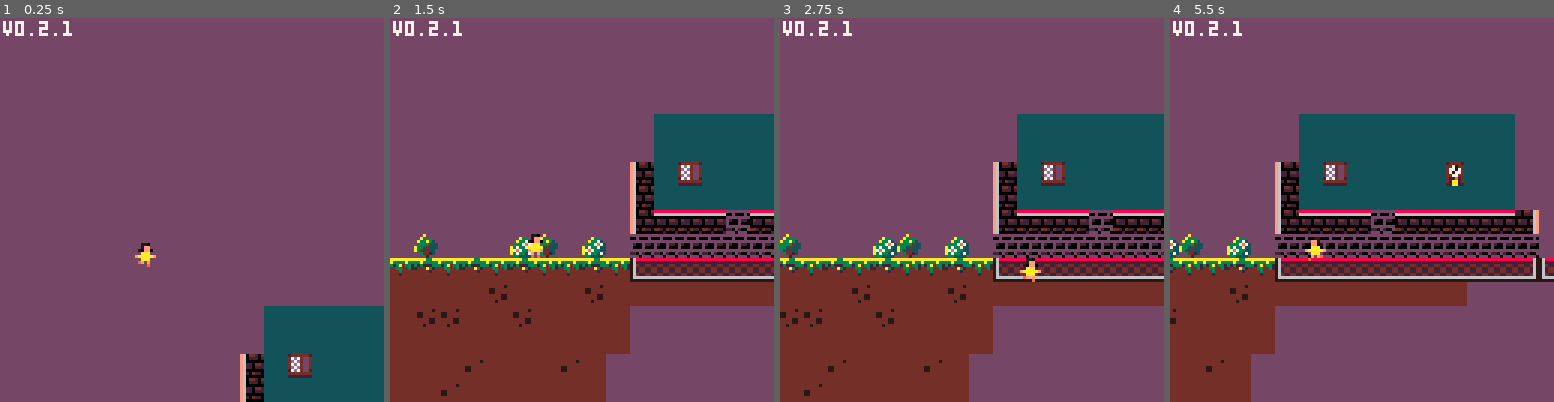
Above: before the commit, frames 1-4 (left to right).
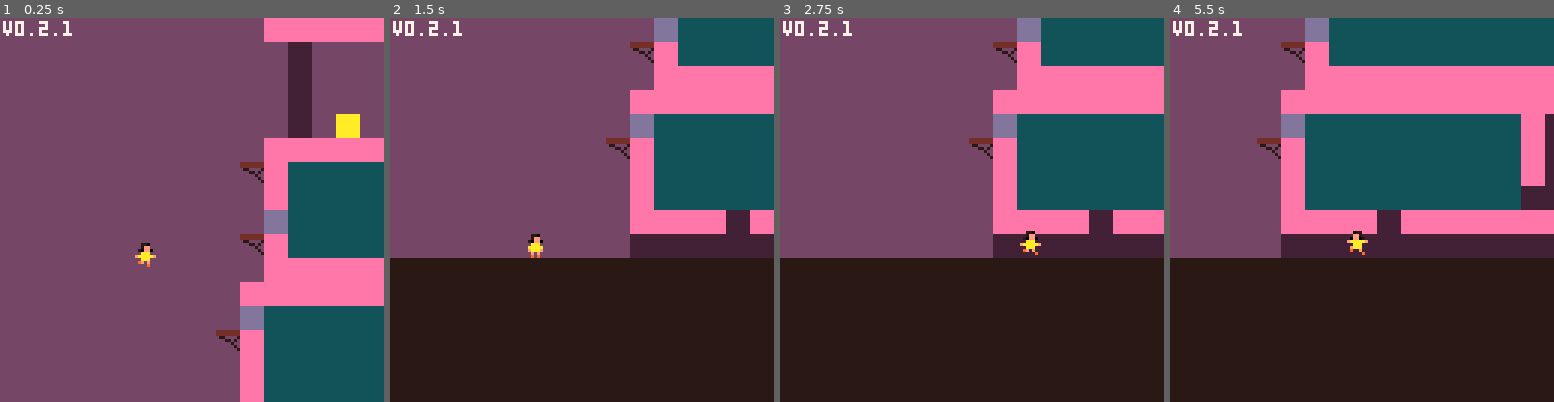
Above: after the commit, the same moments.

Repository: iotifiedBigYus/mustapekka
Game: PICO-8 cartridge laura/laura.p8
Same seed, same stepped clock (60 frames per second), same inputs: the game is played once before the commit and once after it.
Inputs:
- Up to frame 1 (0.25 s): no input
- Up to frame 2 (1.5 s): tap X (X key) at 0.33, 1.07 s; tap O (Z key) at 0.7 s
- Up to frame 3 (2.75 s): hold Right 1.6-2.1 s; tap O (Z key) at 1.7, 2.1, 2.5 s; tap X (X key) at 1.85 s; hold Up 2.15-2.42 s; hold Right from 2.47 s (still down)
- Up to frame 4 (5.5 s): tap O (Z key) every 0.4 s from 2.9 to 5.3 s; tap X (X key) at 2.97, 4.08, 5.2 s; release Right at 3.03 s; hold Left 3.08-3.58 s; hold Down 3.63-3.97 s; hold Right 4.02-4.68 s; hold Up 4.73-5.03 s; hold Left from 5.08 s (still down)

The runs differ from the first frame. In frame 1, 20% of the frame differs, in the area x 56-100%, y 0-100%; in frame 2, 53%; in frame 3, 55%; in frame 4, 68%, in the area x 0-100%, y 0-100%.

Commit message:
Created proto-level, mixed snare

Diff:
--- a/laura/laura.lua
+++ b/laura/laura.lua
@@ -24,7 +24,7 @@
 --epsilon (a small number)
 E = .01
 --world width
-WW = 32
+WW = 128
 --world height
 WH = 32
 --minimum velocity
--- a/laura/laura.p8
+++ b/laura/laura.p8
@@ -167,65 +167,109 @@
 
 
 
+…(44 lines of a section not shown)…
 __gff__
-0000000000000202020200000000000002020202040000000000000000000000000000000400020202020000000000000000000000000000000000000000000000000000000002020202020202020000000000000000020202020202020200000000000000000202020202020202000000000000000002020202020202020000
+0000000000000200000404000000000002020202040000000000000000000000000000000400020000000200000000000000000000000000000000000000000000000000000002020202020202020000000000000000020202020202020200000000000000000202020202020202000000000000000002020202020202020000
 0000000000000000000000000000000000000000000000000000000000000000000000000000000000000000000000000000000000000000000000000000000000000000000000000000000000000000000000000000000000000000000000000000000000000000000000000000000000000000000000000000000000000000
 __map__
 0000000000000000000000000000000000000000000000000000000000000000000000000000000000000000000000000000000000000000000000000000000000000000000000000000000000000000000000000000000000000000000000000000000000000000000000000000000000000000000000000000000000000000
-0000000000000000000000000000000000000000000000000000000000000000000000000000000000000000000000000000000000000000000000000000000000000000000000000000000000000000000000000000000000000000000000000000000000000000000000000000000000000000000000000000000000000000
-0000000000000000000000000000000000000000000000000000000000000000000000000000000000000000000000000000000000000000000000000000000000000000000000000000000000000000000000000000000000000000000000000000000000000000000000000000000000000000000000000000000000000000
-0000000000000000000000000000000000000000000000000000000000000000000000000000000000000000000000000000000000000000000000000000000000000000000000000000000000000000000000000000000000000000000000000000000000000000000000000000000000000000000000000000000000000000
-0000000000000000000000000000000000000000000000000000000000000000000000000000000000000000000000000000000000000000000000000000000000000000000000000000000000000000000000000000000000000000000000000000000000000000000000000000000000000000000000000000000000000000
-0000000000000000000000000000000000000000000000000000000000000000000000000000000000000000000000000000000000000000000000000000000000000000000000000000000000000000000000000000000000000000000000000000000000000000000000000000000000000000000000000000000000000000
-0000000000000000000000000000000000000000000000000000000000000000000000000000000000000000000000000000000000000000000000000000000000000000000000000000000000000000000000000000000000000000000000000000000000000000000000000000000000000000000000000000000000000000
-0000000000000000000000000000000000000000000000000000000000000000000000000000000000000000000000000000000000000000000000000000000000000000000000000000000000000000000000000000000000000000000000000000000000000000000000000000000000000000000000000000000000000000
-0000000000000000000000000000000000000000000000000000000000000000000000000000000000000000000000000000000000000000000000000000000000000000000000000000000000000000000000000000000000000000000000000000000000000000000000000000000000000000000000000000000000000000
-0000000000000000000000000000000000000000000000000000000000000000000000000000000000000000000000000000000000000000000000000000000000000000000000000000000000000000000000000000000000000000000000000000000000000000000000000000000000000000000000000000000000000000
-0000000000000000000000000000000000000000000000000000000000000000000000000000000000000000000000000000000000000000000000000000000000000000000000000000000000000000000000000000000000000000000000000000000000000000000000000000000000000000000000000000000000000000
-0000000000000000000000000000000000000000000000000000000000000000000000000000000000000000000000000000000000000000000000000000000000000000000000000000000000000000000000000000000000000000000000000000000000000000000000000000000000000000000000000000000000000000
-0000000000000000000000000000000000000000000000000000000000000000000000000000000000000000000000000000000000000000000000000000000000000000000000000000000000000000000000000000000000000000000000000000000000000000000000000000000000000000000000000000000000000000
-0000000000000000000000000000000000000000000000000000000000000000000000000000000000000000000000000000000000000000000000000000000000000000000000000000000000000000000000000000000000000000000000000000000000000000000000000000000000000000000000000000000000000000
-0000000000000000000000000000000000000000000000000000000000000000000000000000000000000000000000000000000000000000000000000000000000000000000000000000000000000000000000000000000000000000000000000000000000000000000000000000000000000000000000000000000000000000
-0000000000000000000000000000000000000000000000000000000000000000000000000000000000000000000000000000000000000000000000000000000000000000000000000000000000000000000000000000000000000000000000000000000000000000000000000000000000000000000000000000000000000000
-0000000000000000000000000000000000000000000000000000000000000000000000000000000000000000000000000000000000000000000000000000000000000000000000000000000000000000000000000000000000000000000000000000000000000000000000000000000000000000000000000000000000000000
-0000000000000000000000000000000000000000000000000000000000000000000000000000000000000000000000000000000000000000000000000000000000000000000000000000000000000000000000000000000000000000000000000000000000000000000000000000000000000000000000000000000000000000
-0000000000000000000000000000000000000000000000000000000000000000000000000000000000000000000000000000000000000000000000000000000000000000000000000000000000000000000000000000000000000000000000000000000000000000000000000000000000000000000000000000000000000000
-0000000000000000000000000000000000000000000000000000000000000000000000000000000000000000000000000000000000000000000000000000000000000000000000000000000000000000000000000000000000000000000000000000000000000000000000000000000000000000000000000000000000000000
-0000000000000000000000373737373737373737000000000000000000000000000000000000000000000000000000000000000000000000000000000000000000000000000000000000000000000000000000000000000000000000000000000000000000000000000000000000000000000000000000000000000000000000
-0000000000000000000000373737373737373737000000000000000000000000000000000000000000000000000000000000000000000000000000000000000000000000000000000000000000000000000000000000000000000000000000000000000000000000000000000000000000000000000000000000000000000000
-0000000000000000000027373837373737393737000000000000000000000000000000000000000000000000000000000000000000000000000000000000000000000000000000000000000000000000000000000000000000000000000000000000000000000000000000000000000000000000000000000000000000000000
-0000000000000000000027373737373737373737000000000000000000000000000000000000000000000000000000000000000000000000000000000000000000000000000000000000000000000000000000000000000000000000000000000000000000000000000000000000000000000000000000000000000000000000
-0000000000000000000027282828362828282828290000000000000000000000000000000000000000000000000000000000000000000000000000000000000000000000000000000000000000000000000000000000000000000000000000000000000000000000000000000000000000000000000000000000000000000000
-0016000000171600170036363636363636363636360000000000000000000000000000000000000000000000000000000000000000000000000000000000000000000000000000000000000000000000000000000000000000000000000000000000000000000000000000000000000000000000000000000000000000000000
-060706070607060607060b0a0a0a0a0a0a0a0a0a0c0b00000000000000000000000000000000000000000000000000000000000000000000000000000000000000000000000000000000000000000000000000000000000000000000000000000000000000000000000000000000000000000000000000000000000000000000
-1212121209121212090808080808080808080000000000000000000000000000000000000000000000000000000000000000000000000000000000000000000000000000000000000000000000000000000000000000000000000000000000000000000000000000000000000000000000000000000000000000000000000000
-1209091212091212120800000000000000000000000000000000000000000000000000000000000000000000000000000000000000000000000000000000000000000000000000000000000000000000000000000000000000000000000000000000000000000000000000000000000000000000000000000000000000000000
-1212121212121212120800000000000000000000000000000000000000000000000000000000000000000000000000000000000000000000000000000000000000000000000000000000000000000000000000000000000000000000000000000000000000000000000000000000000000000000000000000000000000000000
-1212121312121213120000000000000000000000000000000000000000000000000000000000000000000000000000000000000000000000000000000000000000000000000000000000000000000000000000000000000000000000000000000000000000000000000000000000000000000000000000000000000000000000
-1212131212121212120000000000000000000000000000000000000000000000000000000000000000000000000000000000000000000000000000000000000000000000000000000000000000000000000000000000000000000000000000000000000000000000000000000000000000000000000000000000000000000000
-…(26 lines of a section not shown)…
+0000000000000000000000000000000000000029000000000000000000000000000000000000000000000000000000000000000000000000000000000000000000000000000000000000000000000000000000000000000000000000000000000000000000000000000000000000000000000000000000000000000000000000
+0000000000000000000000262626262626262626262614002a26262626262600000000000000000000000000000000000000000000000000000000000000000000000000000000000000000000000000000000000000000000000000000000000000000000000000000000000000000000000000000000000000000000000000
+0000000000000000000000263737373737373737372600000026363636362600000000000000000000000000002626262626260000000000000000000000000000000000000000000000000000000000000000000000000000000000000000000000000000000000000000000000000000000000000000000000000000000000
+000000000000000000000026373737373737373737260014002636363636262b00000000002a000000000000002636363636080000000000000000000000000000000000000000000000000000000000000000000000000000000000000000000000000000000000000000000000000000000000000000000000000000000000
+0000000000000000000000262426262626262a3737260000000836363636262600000000000000000000000000263636363626000000000000000000000000000000000000000000002c000000000000000000000000000000000000000000000000000000000000000000000000000000000000000000000000000000000000
+000000000000000000000026373737373726373737262a2a1426262626362626000000000000000000000000002636362626262626262626262626262600000000002626262626262626262626000000000000000000000000000000000000000000000000000000000000000000000000000000000000000000000000000000
+0000000000000000000000263737373737263737372600000026363636362626000000000000000000000000002636092637373737373737372626262600000000002626262626262626262626000000000000000000000000000000000000000000000000000000000000000000000000000000000000000000000000000000
+0000000000000000000000262626262624263737373600000036363636362600000000000000000000000000002636362637373737373737372600000000000000000000360000000000000026000000000000000000000000000000000000000000000000000000000000000000000000000000000000000000000000000000
+000000000000000000000000360000000026262626262626262626262626260000002a00000000000000000000260a362637373737373737370800000000000000000000360000000000000026000000000000000000000000000000000000000000000000000000000000000000000000000000000000000000000000000000
+000000000000000000000000360000000926363636363608373737373737260000000000000000000000000000263636263737373737373737260a000000000000000000360000000000000026000000000000000000000000000000000000000000000000000000000000000000000000000000000000000000000000000000
+0000000000000000000000003600000000263636363636262626262626242600000000000000000000000000002636092637372a2a262626262600000000000000000000360000000000000026000000000000000000000000000000000000000000000000000000000000000000000000000000000000000000000000000000
+0000000000000000000000003600290000263636363636263737373737372600000000000000000000000000002636362637373737260000000000000000000000000000360000290000000026000000000000000000000000000000000000000000000000000000000000000000000000000000000000000000000000000000
+000000000000000000000026262626262626262426262626373737373724262b000000000000002a0000000000260a362637373737260014141414000000000000002626262626262626262426000000000000000000000000000000000000000000000000000000000000000000000000000000000000000000000000000000
+0000000000000000000009263737373737373737373737263737372437372626000000000000000000000000002636362637373737260000000000000000000000002636363636362a26363626000000000000000000000000000000000000000000000000000000000000000000000000000000000000000000000000000000
+0000000000000000000000263737373737373737373737260a37373737372626000000000000000000000000002636092637373737260000000000000000000000002636363636362a26362426000000000000000000000000000000000000000000000000000000000000000000000000000000000000000000000000000000
+0000000000000000000000083737373737373737373737263737373737372600000000000000000000000000002636362637373737260a00000000000000000000262626242626362a26363626000000000000000000000000000000000000000000000000000000000000000000000000000000000000000000000000000000
+000000000000000000000926373737373737373737373726372937373737260000000000000000000000000000260a362637373737260000000000000000000000263737373726362a26243626000000000000000000000000000000000000000000000000000000000000000000000000000000000000000000000000000000
+000000000000000000000026262626262626262626263626262626242626260000000000000000000000000000263636262a373737260000000000000000000000263737373726362a262a3626000000000000000000000000000000000000000000000000000000000000000000000000000000000000000000000000000000
+0000000000000000000026262626262626262626262636263636363636362600000000000000000000000000002636363637373737262626262626260000000000262a2a243726362626363626000000000000000000000000000000000000000000000000000000000000000000000000000000000000000000000000000000
+000000000000000000000837373737373737373726363626363636363636260000002a000000000000000000262626262626262626262626262626260000000000263737373726362636362426000000000000000000000000000000000000000000000000000000000000000000000000000000000000000000000000000000
+0000000000000000000926373737373737373737263626263636362436362600000000000000000000000000263737373737373737260000000000000000000000263737370926362636363626000000000000000000000000000000000000000000000000000000000000000000000000000000000000000000000000000000
+000000000000000000002637373737373737373726362626363636363636260000000000000000002a0000002637373737373737372600000000000000000000002637372a2a26362636363626000000000000000000000000000000000000000000000000000000000000000000000000000000000000000000000000000000
+0000000000000000000026373737373737373737363626263636363636362600000000000000000000000000263737373737373737260000000000000000000000260a37373726362624262626000000000000000000000000000000000000000000000000000000000000000000000000000000000000000000000000000000
+0000000000000000000026262626362626262626262626263636363636242600000000000000000000000000263737373737373737260000000000000000000000262a37373726362636260000000000000000000000000000000000000000000000000000000000000000000000000000000000000000000000000000000000
+0000000000000000000036363636363636363636363636363636363636362600000000000000000000000000363737373737373737260000002900000000000000263737373726363636260000000000000000000000000000000000000000000000000000000000000000000000000000000000000000000000000000000000
+0606060606060606060606060606060606060606060606060606060606060606060606060606060606060606060606060606240606060606060606060606240606060606062406060606060606060600000000000000000000000000000000000000000000000000000000000000000000000000000000000000000000000000
+0606060606060606060606060606060606060606060606060606060606060606060606060606060636363636363636363636363629063636363636363636363636363636363606060606060606060600000000000000000000000000000000000000000000000000000000000000000000000000000000000000000000000000
+0606060606060606060606060606060606060606060606060606060606060606060606060606060636060606060606060606060606063636363606060606060606062406060606060606060606060600000000000000000000000000000000000000000000000000000000000000000000000000000000000000000000000000
+0606060606060606060606060606060606060606060606060606060606060606060606060606060636363636363636363636363636063636363636363636060606063606060606060606000000000000000000000000000000000000000000000000000000000000000000000000000000000000000000000000000000000000
+0606060606060606060606060606060606060606060606060606060606060606060606060606060606060606060606060606060636060606060606060636060606063606060606060606000000000000000000000000000000000000000000000000000000000000000000000000000000000000000000000000000000000000
+0606060606060606060606060606060606060606060606060606060606060606060606060606060636363636363636363636363636060606060606060636363737373737373706060606000000000000000000000000000000000000000000000000000000000000000000000000000000000000000000000000000000000000
+…(26 lines of a section not shown)…
Not shown, changed: 120 lines of the sprite sheet (__gfx__) section of laura/laura.p8
Not shown, changed: the sound effects (__sfx__) section of music/placeholder 2.p8
